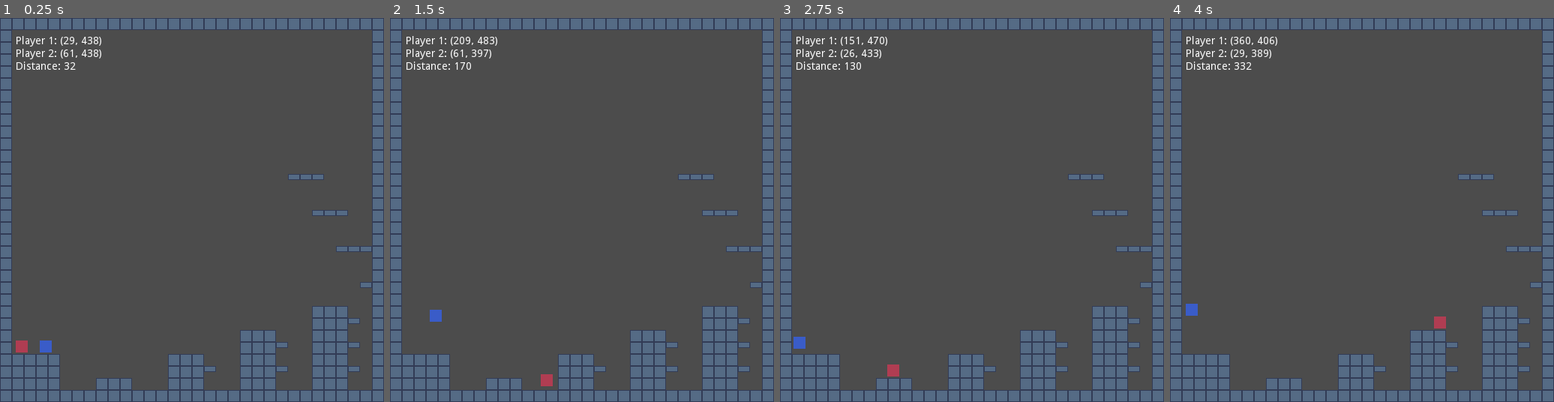
Above: before the commit, frames 1-4 (left to right).
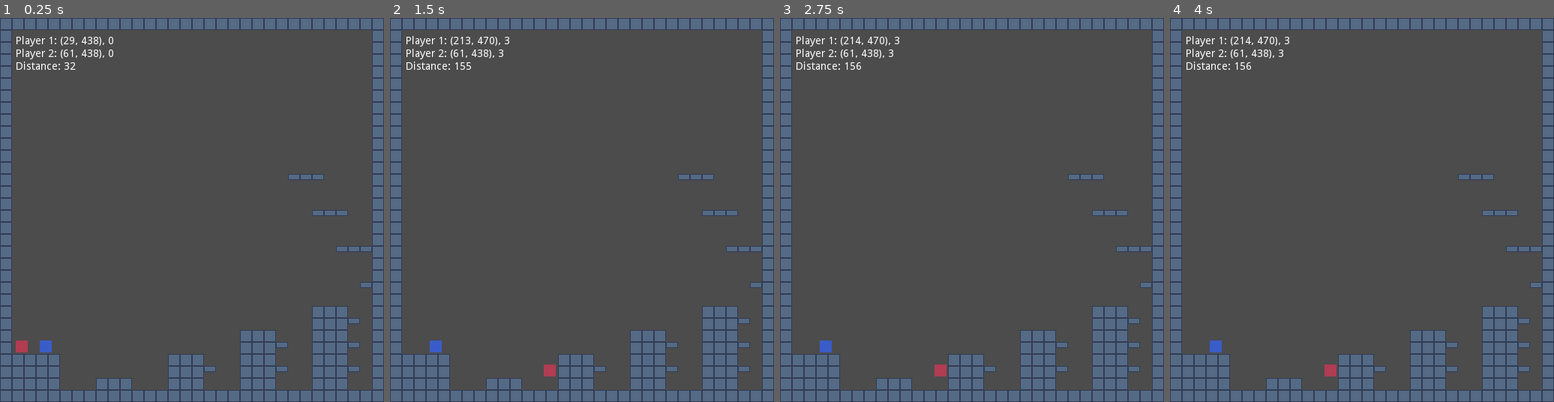
Above: after the commit, the same moments.

Repository: Llivol/Seasons
Game: Godot game, scene res://levels/Playground.tscn
The game is run twice, just before and just after one commit, with the same random seed, the same clock (stepped at 60 frames per second) and the same inputs.
Inputs:
- Up to frame 1 (0.25 s): no input
- Up to frame 2 (1.5 s): tap Enter at 0.5 s; hold W (jump_p1) 0.53-1.28 s; hold D (move_right_p1) from 0.53 s (still down); tap Up (jump_p2) at 0.8, 1.35 s
- Up to frame 3 (2.75 s): tap W (jump_p1) at 1.52, 1.55, 1.82 s; release D (move_right_p1) at 2.03 s; hold A (move_left_p1) from 2.03 s (still down); hold Left (move_left_p2) from 2.03 s (still down); tap Up (jump_p2) at 2.3 s
- Up to frame 4 (4 s): release A (move_left_p1) at 2.78 s; release Left (move_left_p2) at 2.78 s; hold D (move_right_p1) from 2.78 s (still down); tap Right (move_right_p2) at 2.85 s; tap W (jump_p1) at 3.02, 3.05, 3.32 s; hold W (jump_p1) from 3.53 s (still down); tap Up (jump_p2) at 3.8 s

The runs differ from the first frame. In frame 1, less than 0.1% of the frame differs, in the area x 26-30%, y 4-11%; in frame 2, 0.5%; in frame 3, 0.5%; in frame 4, 0.6%, in the area x 4-72%, y 4-94%.

Commit message:
Area Collision
It detects when players walk out

Diff:
--- a/Seasons-project/levels/Playground.gd
+++ b/Seasons-project/levels/Playground.gd
@@ -20,8 +20,8 @@
 
 # Called every frame. 'delta' is the elapsed time since the previous frame.
 func _process(delta):
-	l_player1.set_text(str("Player 1: (", _round_to_dec(player1.global_position.x, 0), ", ", _round_to_dec(player1.global_position.y, 0), ")"))
-	l_player2.set_text(str("Player 2: (", _round_to_dec(player2.global_position.x, 0), ", ", _round_to_dec(player2.global_position.y, 0), ")"))
+	l_player1.set_text(str("Player 1: (", _round_to_dec(player1.global_position.x, 0), ", ", _round_to_dec(player1.global_position.y, 0), "), ", player1.player.get_state()))
+	l_player2.set_text(str("Player 2: (", _round_to_dec(player2.global_position.x, 0), ", ", _round_to_dec(player2.global_position.y, 0), "), ", player2.player.get_state()))
 	l_distance.set_text(str("Distance: ", _round_to_dec(_get_distance(), 0)))
 	pass
 
--- a/Seasons-project/player/Player.gd
+++ b/Seasons-project/player/Player.gd
@@ -71,6 +71,8 @@
 
 
 func walk(walk_left, walk_right, delta):
+	if _state == 3:
+		return
 	if walk_left:
 		if self._velocity.x <= WALK_MIN_SPEED and self._velocity.x > -WALK_MAX_SPEED:
 			self._force.x -= WALK_FORCE
@@ -95,6 +97,8 @@
 
 
 func jump(jump, delta):
+	if _state == 3:
+		return
 	if self._state == 2 and self._velocity.y > 0:
 		# If falling, no longer jumping
 		self._state = 4
--- a/Seasons-project/player/player1.gd
+++ b/Seasons-project/player/player1.gd
@@ -12,7 +12,8 @@
 	var walk_right = Input.is_action_pressed("move_right_p1")
 	var jump = Input.is_action_pressed("jump_p1")
 
-	player.set_state(0)
+	if player.get_state() != 3:
+		player.set_state(0)
 
 	player.walk(walk_left, walk_right, delta)
 
@@ -25,3 +26,18 @@
 		player.set_on_air_time(0)
 
 	player.jump(jump, delta)
+
+func _on_Rope_body_exited(body):
+	print("body exited")
+	if not body is KinematicBody2D:
+		return
+	print ("body is Player")
+	body.player.set_state(3)
+
+
+func _on_Rope_body_entered(body):
+	print("body entered")
+	if not body is KinematicBody2D:
+		return
+	print ("body is Player")
+	body.player.set_state(0)
--- a/Seasons-project/player/player1.tscn
+++ b/Seasons-project/player/player1.tscn
@@ -1,9 +1,12 @@
-[gd_scene load_steps=4 format=2]
+[gd_scene load_steps=5 format=2]
 
 [ext_resource path="res://player/player1.gd" type="Script" id=1]
 [ext_resource path="res://_src/ph_player1.png" type="Texture" id=2]
 
 [sub_resource type="RectangleShape2D" id=1]
+
+[sub_resource type="CircleShape2D" id=2]
+radius = 89.7811
 
 [node name="player1" type="KinematicBody2D"]
 script = ExtResource( 1 )
@@ -13,3 +16,11 @@
 
 [node name="CollisionShape2D" type="CollisionShape2D" parent="."]
 shape = SubResource( 1 )
+
+[node name="Rope" type="Area2D" parent="."]
+visible = false
+
+[node name="CollisionShape2D" type="CollisionShape2D" parent="Rope"]
+shape = SubResource( 2 )
+[connection signal="body_entered" from="Rope" to="." method="_on_Rope_body_entered"]
+[connection signal="body_exited" from="Rope" to="." method="_on_Rope_body_exited"]
--- a/Seasons-project/player/player2.gd
+++ b/Seasons-project/player/player2.gd
@@ -12,7 +12,8 @@
 	var walk_right = Input.is_action_pressed("move_right_p2")
 	var jump = Input.is_action_pressed("jump_p2")
 
-	player.set_state(0)
+	if player.get_state() != 3:
+		player.set_state(0)
 
 	player.walk(walk_left, walk_right, delta)
 
@@ -25,3 +26,18 @@
 		player.set_on_air_time(0)
 
 	player.jump(jump, delta)
+
+func _on_Rope_body_exited(body):
+	print("body exited")
+	if not body is KinematicBody2D:
+		return
+	print ("body is Player")
+	body.player.set_state(3)
+
+
+func _on_Rope_body_entered(body):
+	print("body entered")
+	if not body is KinematicBody2D:
+		return
+	print ("body is Player")
+	body.player.set_state(0)
--- a/Seasons-project/player/player2.tscn
+++ b/Seasons-project/player/player2.tscn
@@ -1,9 +1,12 @@
-[gd_scene load_steps=4 format=2]
+[gd_scene load_steps=5 format=2]
 
 [ext_resource path="res://player/player2.gd" type="Script" id=1]
 [ext_resource path="res://_src/ph_player2.png" type="Texture" id=2]
 
 [sub_resource type="RectangleShape2D" id=1]
+
+[sub_resource type="CircleShape2D" id=2]
+radius = 88.7174
 
 [node name="player2" type="KinematicBody2D"]
 script = ExtResource( 1 )
@@ -13,3 +16,11 @@
 
 [node name="CollisionShape2D" type="CollisionShape2D" parent="."]
 shape = SubResource( 1 )
+
+[node name="Rope" type="Area2D" parent="."]
+visible = false
+
+[node name="CollisionShape2D" type="CollisionShape2D" parent="Rope"]
+shape = SubResource( 2 )
+[connection signal="body_entered" from="Rope" to="." method="_on_Rope_body_entered"]
+[connection signal="body_exited" from="Rope" to="." method="_on_Rope_body_exited"]
